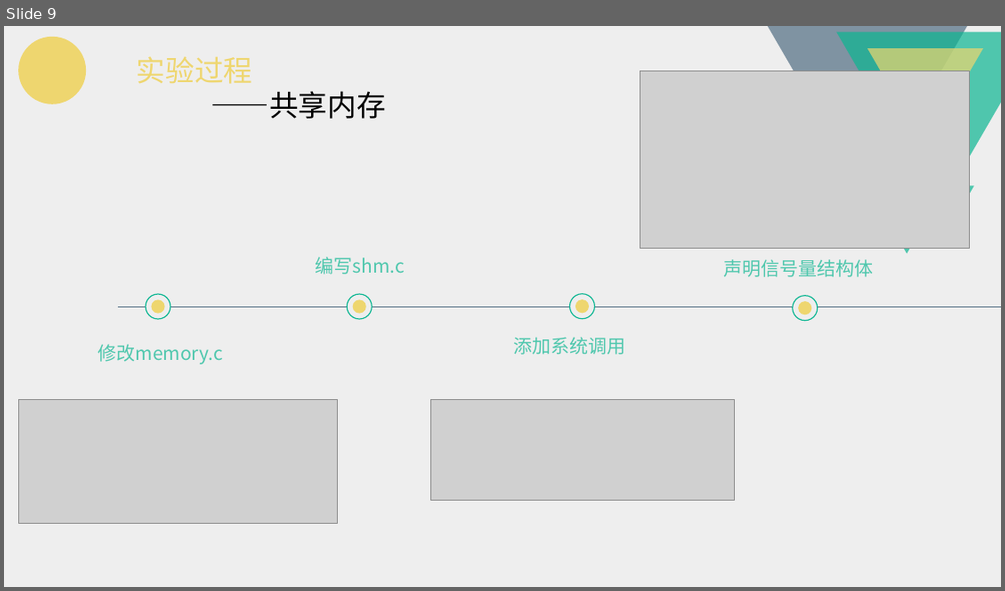
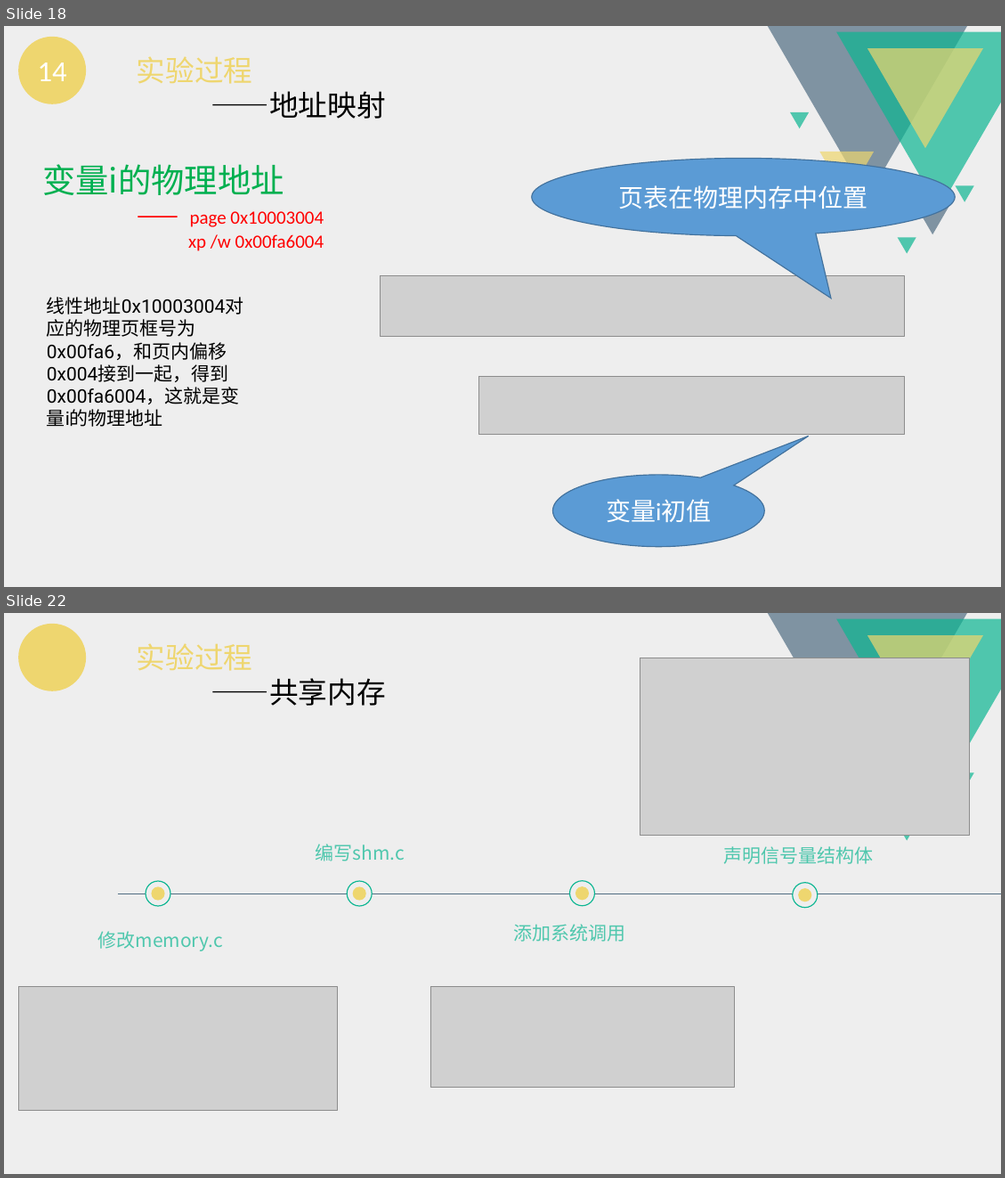
Before and after one commit to HITAmigos/MIC, a slide deck: oslab_report/oslab5.pptx. Shown one above the other, each under a label of ours: slide 9 before the commit, slides 18 and 22 after it; the slides between them are not shown. The pictures are 1005x591 and 1005x1178 pixels, drawn with LibreOffice and Linux fonts; fonts in the diff are those of the drawing; grey boxes stand for pictures. Boxes give left, top, right and bottom in pixels: in the first picture for what was removed or moved away, otherwise in the second. Text is boxed around its words. In the diff, an @@ line names an element or a change of style, - is before the commit and + after.

```diff
--- a/oslab_report/oslab5.pptx
+++ b/oslab_report/oslab5.pptx
@@ slide 18 added at [4,26,1001,587], background #EEEEEE; not listed: 5 template elements that a slide beside it also shows @@
@@ ellipse added at [18,37,86,103], fill #EED66F, 28 pt, text #FFFFFF @@
+14
@@ text added at [137,56,386,119], 28 pt, text #000000 @@
+实验过程
+——地址映射
@@ triangle added at [790,112,809,128], fill #0CB692 at 70% opacity @@
@@ speech bubble added at [532,159,955,236], fill #5B9BD5, outline #43739E 1 pt, 24 pt, text #FFFFFF @@
+页表在物理内存中位置
@@ triangle added at [820,151,874,198], fill #EED66F at 70% opacity @@
@@ text added at [42,164,324,251], 18 pt, text #FF0000 @@
+变量i的物理地址
+—— page 0x10003004
+xp /w 0x00fa6004
@@ triangle added at [894,196,913,212], fill #0CB692 at 70% opacity @@
@@ triangle added at [916,206,949,234], fill #516D82 at 70% opacity @@
@@ picture added at [380,276,905,337] @@
@@ text added at [47,297,244,426], 18 pt, text #000000 @@
+线性地址0x10003004对应的物理页框号为0x00fa6，和页内偏移0x004接到一起，得到0x00fa6004，这就是变量i的物理地址
@@ picture added at [479,376,905,435] @@
@@ speech bubble added at [553,475,764,547], fill #5B9BD5, outline #43739E 1 pt, 24 pt, text #FFFFFF @@
+变量i初值
@@ what was slide 9 is now slide 22 @@
```
Also in this commit, not shown: 3 slides changed, 15 other slides added, 3 slides removed, 5 other files.
